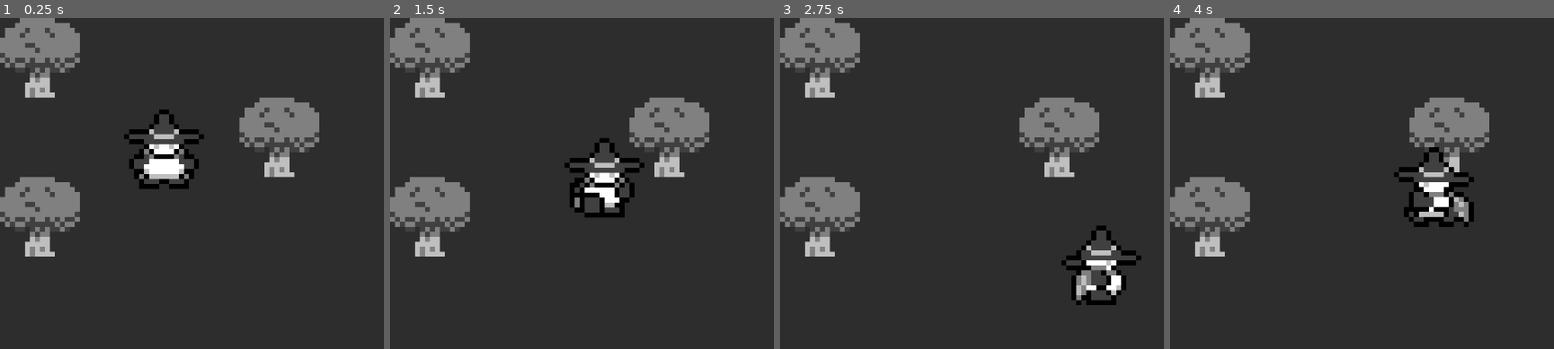
Above: before the commit, frames 1-4 (left to right).
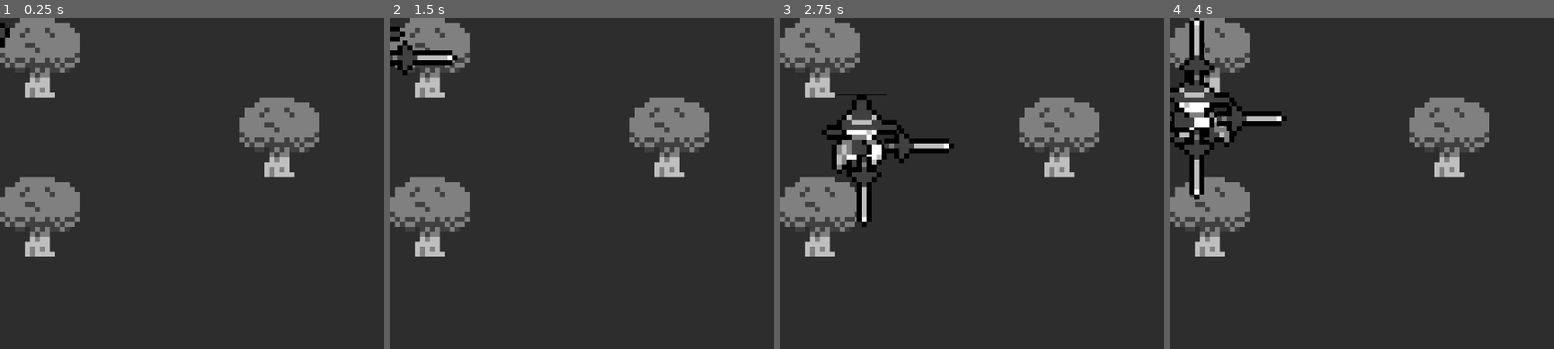
Above: after the commit, the same moments.

Repository: AddisonMink/tumberts-quest
Game: Godot game, scene res://main.tscn
Same seed, same stepped clock (60 frames per second), same inputs: the game is played once before the commit and once after it.
Inputs:
- Up to frame 1 (0.25 s): no input
- Up to frame 2 (1.5 s): tap Enter at 0.5 s; hold D (right) 0.53-1.28 s; tap J (button1, bound only after the commit) at 0.6, 1.35 s; hold S (down) from 1.28 s (still down)
- Up to frame 3 (2.75 s): release S (down) at 2.03 s; hold D (right) from 2.03 s (still down); tap J (button1, bound only after the commit) at 2.1 s
- Up to frame 4 (4 s): release D (right) at 2.78 s; hold W (up) 2.78-3.53 s; tap J (button1, bound only after the commit) at 2.85, 3.6 s; hold A (left) from 3.53 s (still down)

The runs differ from the first frame. In frame 1, 2.3% of the frame differs, in the area x 0-54%, y 1-52%; in frame 2, 3.1%; in frame 3, 5.1%; in frame 4, 6.1%, in the area x 0-80%, y 0-64%.

Commit message:
Create a new collision shape instance for each sword.

Diff:
--- a/main.tscn
+++ b/main.tscn
@@ -6,7 +6,6 @@
 [node name="Node2D" type="Node2D"]
 
 [node name="Player" parent="." instance=ExtResource("1_0dk1m")]
-position = Vector2(263, 211)
 
 [node name="TileMapLayer" type="TileMapLayer" parent="."]
 z_index = -1
--- a/player.gd
+++ b/player.gd
@@ -1,8 +1,11 @@
 extends CharacterBody2D
+
+const SWORD_SCENE = preload("res://player_sword.tscn")
 
 enum State {
 	IDLE,
-	WALKING
+	WALKING,
+	ATTACKING,
 }
 
 enum Facing {
@@ -13,10 +16,13 @@
 }
 
 const SPEED = 250
+const SWORD_OFFSET_RIGHT = Vector2(100, 22)
+const SWORD_OFFSET_DOWN = Vector2(0, 100)
 
 @onready var animated_sprite = $AnimatedSprite2D
 var facing = Facing.DOWN
 var dir = Vector2(0,0)
+var sword = null
 var state = State.IDLE
 
 func _ready() -> void:
@@ -26,15 +32,21 @@
 func _process(delta: float) -> void:
 	match state:
 		State.IDLE:
+			if Input.is_action_just_pressed("button1"):
+				transition_to_attacking()
 			var new_dir = input_vector()
 			if not new_dir.is_zero_approx():
 				transition_to_walking(new_dir)
 		State.WALKING:
+			if Input.is_action_just_pressed("button1"):
+				transition_to_attacking()
 			var new_dir = input_vector()
 			if new_dir.is_zero_approx():
 				transition_to_idle()
 			else:
 				transition_to_walking(new_dir)
+		State.ATTACKING:
+			pass
 
 func _physics_process(delta):
 	velocity = dir * SPEED
@@ -51,6 +63,23 @@
 		set_animation("walk", facing)
 	dir = new_dir
 	state = State.WALKING
+
+func transition_to_attacking():
+	var offset = Vector2.ZERO
+	match facing:
+		Facing.UP:
+			offset = SWORD_OFFSET_DOWN * Vector2(1, -1)
+		Facing.DOWN:
+			offset = SWORD_OFFSET_DOWN
+		Facing.LEFT:
+			offset = SWORD_OFFSET_RIGHT * Vector2(-1, 1)
+		Facing.RIGHT:
+			offset = SWORD_OFFSET_RIGHT
+
+	sword = SWORD_SCENE.instantiate()
+	add_child(sword)
+	sword.initialize(facing)
+	sword.position = sword.position + offset
 
 func set_animation(type: String, dir: Facing) -> void:
 	match dir:
--- a/player.tscn
+++ b/player.tscn
@@ -4,6 +4,7 @@
 [ext_resource type="Texture2D" uid="uid://cetc6wba35sah" path="res://spritesheets/tumbert.png" id="2_f3yoj"]
 
 [sub_resource type="RectangleShape2D" id="RectangleShape2D_r6lc4"]
+size = Vector2(10, 10)
 
 [sub_resource type="AtlasTexture" id="AtlasTexture_ntd50"]
 atlas = ExtResource("2_f3yoj")
@@ -207,7 +208,7 @@
 
 [node name="CollisionShape2D" type="CollisionShape2D" parent="."]
 position = Vector2(0, 24)
-scale = Vector2(4, 4)
+scale = Vector2(8, 8)
 shape = SubResource("RectangleShape2D_r6lc4")
 
 [node name="AnimatedSprite2D" type="AnimatedSprite2D" parent="."]
--- a/player_sword.gd
+++ b/player_sword.gd
@@ -10,8 +10,9 @@
 const RIGHT_OFFSET = Vector2(-4, 0)
 const DOWN_OFFSET = Vector2(0, -4)
 
-func _ready():
-	initialize(Global.Facing.UP)
+func _ready() -> void:
+	if collision_shape.shape:
+		collision_shape.shape = collision_shape.shape.duplicate()
 
 func initialize(facing: Global.Facing) -> void:
 	match facing:
--- a/player_sword.tscn
+++ b/player_sword.tscn
@@ -34,14 +34,13 @@
 }]
 
 [node name="PlayerSword" type="Area2D"]
-position = Vector2(100, 100)
 script = ExtResource("1_eucj6")
 
 [node name="CollisionShape2D" type="CollisionShape2D" parent="."]
-scale = Vector2(4, 4)
+scale = Vector2(8, 8)
 shape = SubResource("RectangleShape2D_byhrh")
 
 [node name="AnimatedSprite2D" type="AnimatedSprite2D" parent="."]
-scale = Vector2(4, 4)
+scale = Vector2(8, 8)
 sprite_frames = SubResource("SpriteFrames_ly04v")
 animation = &"down"
--- a/project.godot
+++ b/project.godot
@@ -37,6 +37,11 @@
 "events": [Object(InputEventKey,"resource_local_to_scene":false,"resource_name":"","device":-1,"window_id":0,"alt_press …(192 unchanged characters)…
 ]
 }
+button1={
+"deadzone": 0.5,
+"events": [Object(InputEventKey,"resource_local_to_scene":false,"resource_name":"","device":-1,"window_id":0,"alt_pressed":false,"shift_pressed":false,"ctrl_pressed":false,"meta_pressed":false,"pressed":false,"keycode":0,"physical_keycode":74,"key_label":0,"unicode":106,"location":0,"echo":false,"script":null)
+]
+}
 
 [rendering]
 
